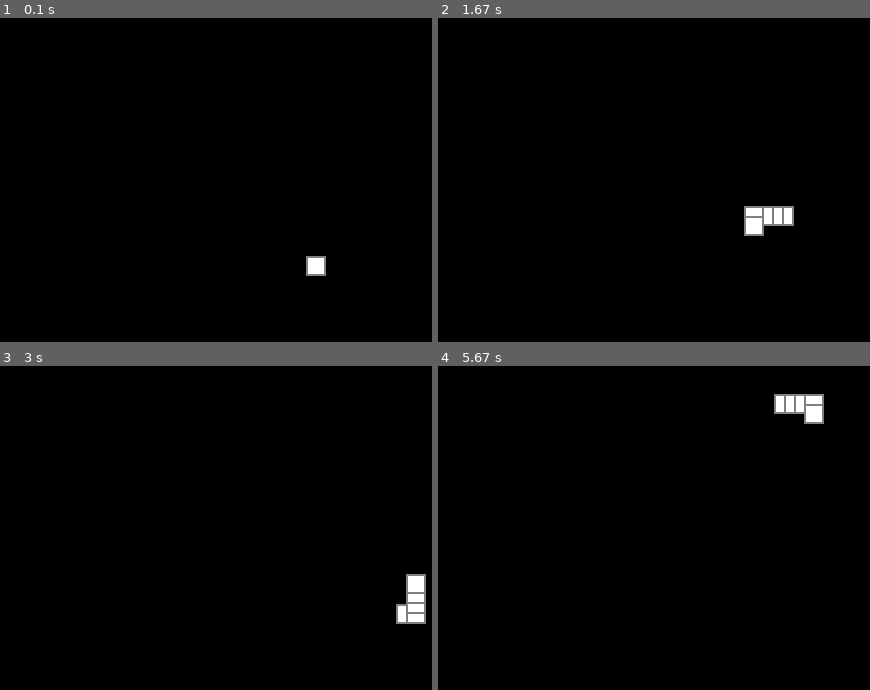
Above: before the commit, frames 1-4 (two rows, left to right).
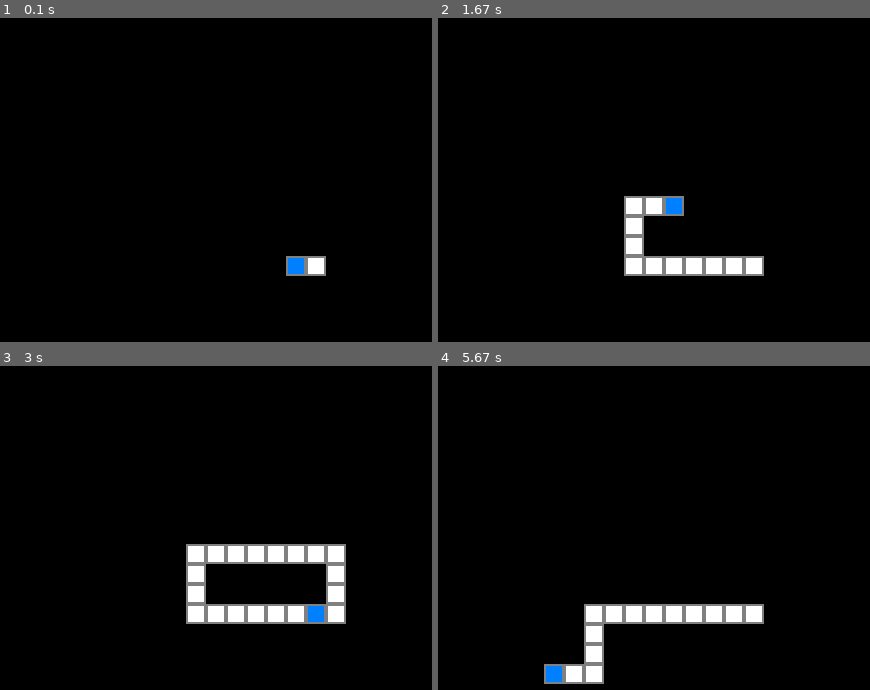
Above: after the commit, the same moments.

Repository: rdeorajh/pyGames
Game: pygame game, started from snakeGame.py
Same seed, same stepped clock (60 frames per second), same inputs: the game is played once before the commit and once after it.
Inputs:
- Up to frame 1 (0.1 s): no input
- Up to frame 2 (1.67 s): hold Up 0.83-1.3 s; hold Right from 1.33 s (still down)
- Up to frame 3 (3 s): release Right at 1.8 s; hold Down 2.4-2.8 s; hold Left from 2.83 s (still down)
- Up to frame 4 (5.67 s): release Left at 3.23 s; hold Up 3.27-3.67 s; tap Space at 3.7 s; hold Down 4.9-5.3 s; hold Left from 5.33 s (still down)

The runs differ from the first frame. In frame 1, 0.3% of the frame differs, in the area x 66-71%, y 73-80%; in frame 2, 4.3%; in frame 3, 6.6%, in the area x 43-99%, y 54-80%; in frame 4, 4.9%.

Commit message:
Added collision detection to game. Added in a restart feature as well

Diff:
--- a/snakeGame.py
+++ b/snakeGame.py
@@ -14,38 +14,69 @@
     def drawWindow(self):
         self.win.fill((0,0,0))
 
+def collision(snakeWinObj,snakeObj):
+    collide = False
 
+    xHead = snakeObj.X[0]
+    yHead = snakeObj.Y[0]
 
+    #Collision with itself
+    for i in range(2, snakeObj.tailSize):
+        if xHead == snakeObj.X[i] and yHead == snakeObj.Y[i]:
+            print("Collision!!!!!!")
+            collide = True
+
+    return collide
 
 
 
 snakeWin = windowObject(640,480)
 snakeWin.drawWindow()
 snake1 = snake(640/2,480/2,20)
-snake1.updateSnakeSize(5)
+snake1.updateSnakeSize(20)
+snake1.left = True #Get rid of this later
 snake1.draw(snakeWin)
 
-delayTime = 100
+snakeWin = windowObject(640,480)
+snakeWin.drawWindow()
+delayTime = 150
+crash = False
 
 while run:
     clock.tick(60)
+
+    #On Startup
+    snake1 = snake(640/2,480/2,20)
+    snake1.updateSnakeSize(20)
+    snake1.left = True #Get rid of this later
+    snake1.draw(snakeWin)
+
+    while not crash:
+        for event in pygame.event.get():
+            if event.type == pygame.QUIT:
+                run = False
+
+
+
+        keys = pygame.key.get_pressed()
+        snake1.updateHeadPos(keys,snakeWin)
+
+        #Draw
+        snakeWin.drawWindow()
+        snake1.draw(snakeWin)
+        pygame.display.update()
+
+        crash = collision(snakeWin,snake1)
+
+        #DelayTimer
+        pygame.time.delay(delayTime)
+
     for event in pygame.event.get():
         if event.type == pygame.QUIT:
             run = False
-
     keys = pygame.key.get_pressed()
-
-    snake1.updateHeadPos(keys,snakeWin)
-
-
-
-    #Draw
-    snakeWin.drawWindow()
-    snake1.draw(snakeWin)
-    pygame.display.update()
-
-    #DelayTimer
-    pygame.time.delay(delayTime)
-
+    if keys[pygame.K_SPACE]:
+        crash = False
+        del snake1
 
 pygame.quit()
--- a/snakeObj.py
+++ b/snakeObj.py
@@ -3,7 +3,7 @@
     def __init__(self,x,y,width):
         self.width = width
         self.height = width
-        self.vel = 10
+        self.vel = 20
         self.left = False
         self.right = False
         self.up = False
@@ -72,3 +72,4 @@
         for i in range(0, self.tailSize):
             pygame.draw.rect(winObj.win, (128,128,128), ((self.X[i]-self.width/10),(self.Y[i]-self.height/10), self.width, self.height))
             pygame.draw.rect(winObj.win, (255,255,255), (self.X[i], self.Y[i], self.width*0.8, self.height*0.8))
+        pygame.draw.rect(winObj.win,(0,128,255),(self.X[0], self.Y[0], self.width*0.8, self.height*0.8))
